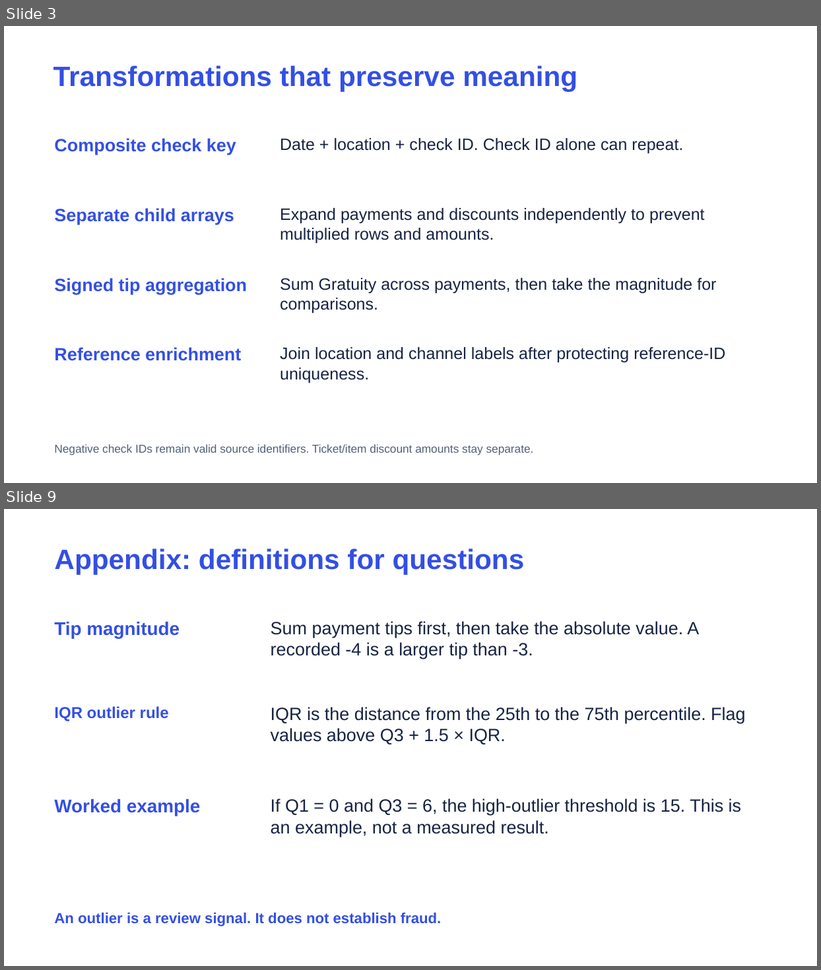
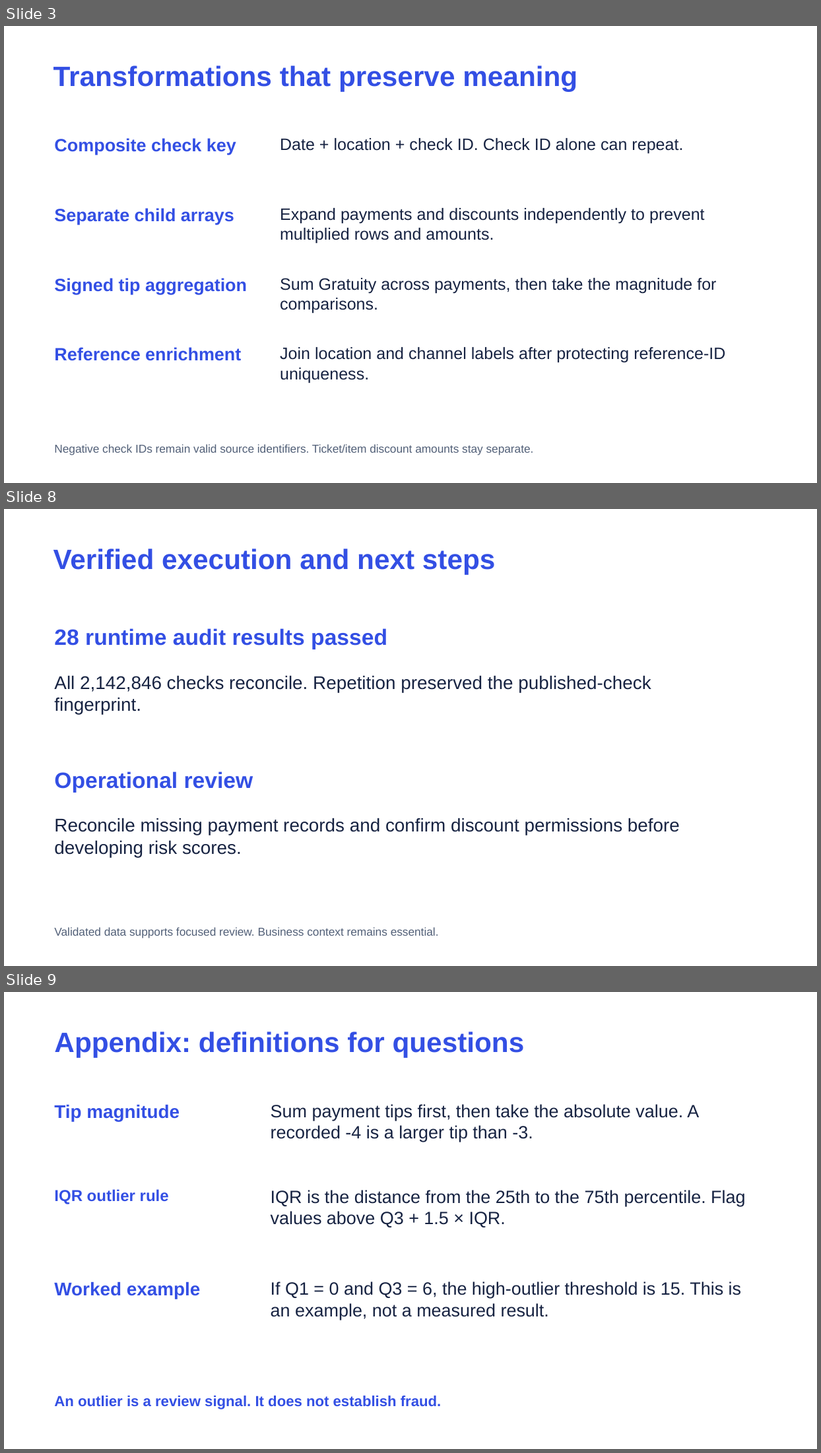
Before and after one commit to brunogcampa/sun-holdings-applebees-fraud-detection, a slide deck: src/transformations/gold/Applebees_Phase2_EN.pptx. Shown one above the other, each under a label of ours: slides 3 and 9 before the commit, slides 3, 8 and 9 after it; the slides between them are not shown. The pictures are 821x970 and 821x1453 pixels, drawn with LibreOffice and Linux fonts; fonts in the diff are those of the drawing. Boxes give left, top, right and bottom in pixels: in the first picture for what was removed or moved away, otherwise in the second. Text is boxed around its words. In the diff, an @@ line names an element or a change of style, - is before the commit and + after.

Commit message:
Record verified pipeline and first complete job run, update five-minute English presentation

```diff
--- a/src/transformations/gold/Applebees_Phase2_EN.pptx
+++ b/src/transformations/gold/Applebees_Phase2_EN.pptx
@@ slide 8 added at (x1=4, y1=509, x2=817, y2=966), background #FFFFFF @@
@@ text added at (x1=54, y1=549, x2=496, y2=574), 33 pt, text #334FE4, bold @@
+Verified execution and next steps
@@ text added at (x1=54, y1=628, x2=387, y2=650), 26.2 pt, text #334FE4, bold @@
+28 runtime audit results passed
@@ text added at (x1=54, y1=675, x2=651, y2=714), 21.8 pt, text #172342 @@
+All 2,142,846 checks reconcile. Repetition preserved the published-check fingerprint.
@@ text added at (x1=54, y1=772, x2=253, y2=793), 26.2 pt, text #334FE4, bold @@
+Operational review
@@ text added at (x1=54, y1=818, x2=680, y2=857), 21.8 pt, text #172342 @@
+Reconcile missing payment records and confirm discount permissions before developing risk scores.
@@ text added at (x1=54, y1=927, x2=439, y2=939), 13.5 pt, text #526078 @@
+Validated data supports focused review. Business context remains essential.
```
Also in this commit, not shown: 6 slides changed, 1 other slide added, 2 slides removed, 14 other files.
